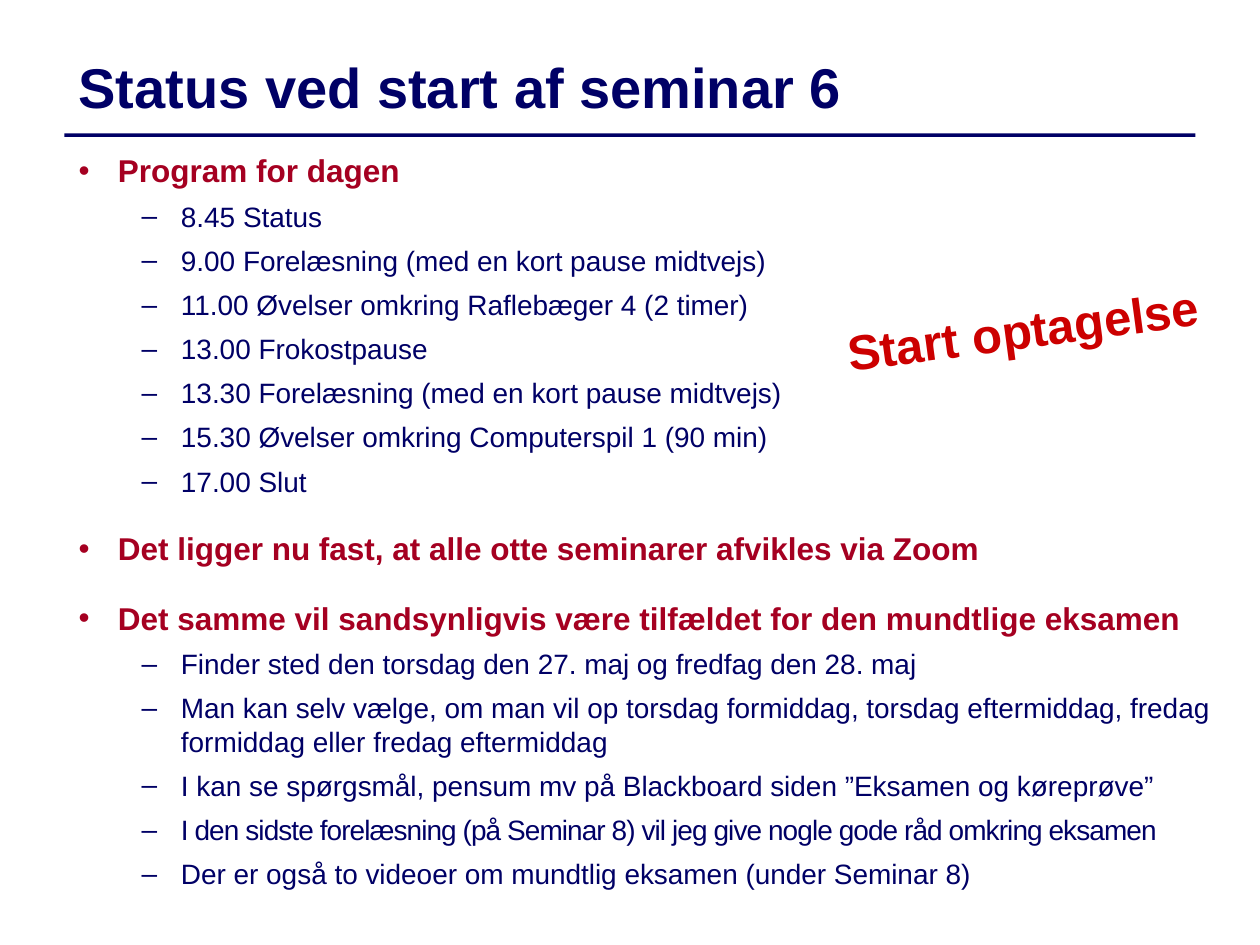
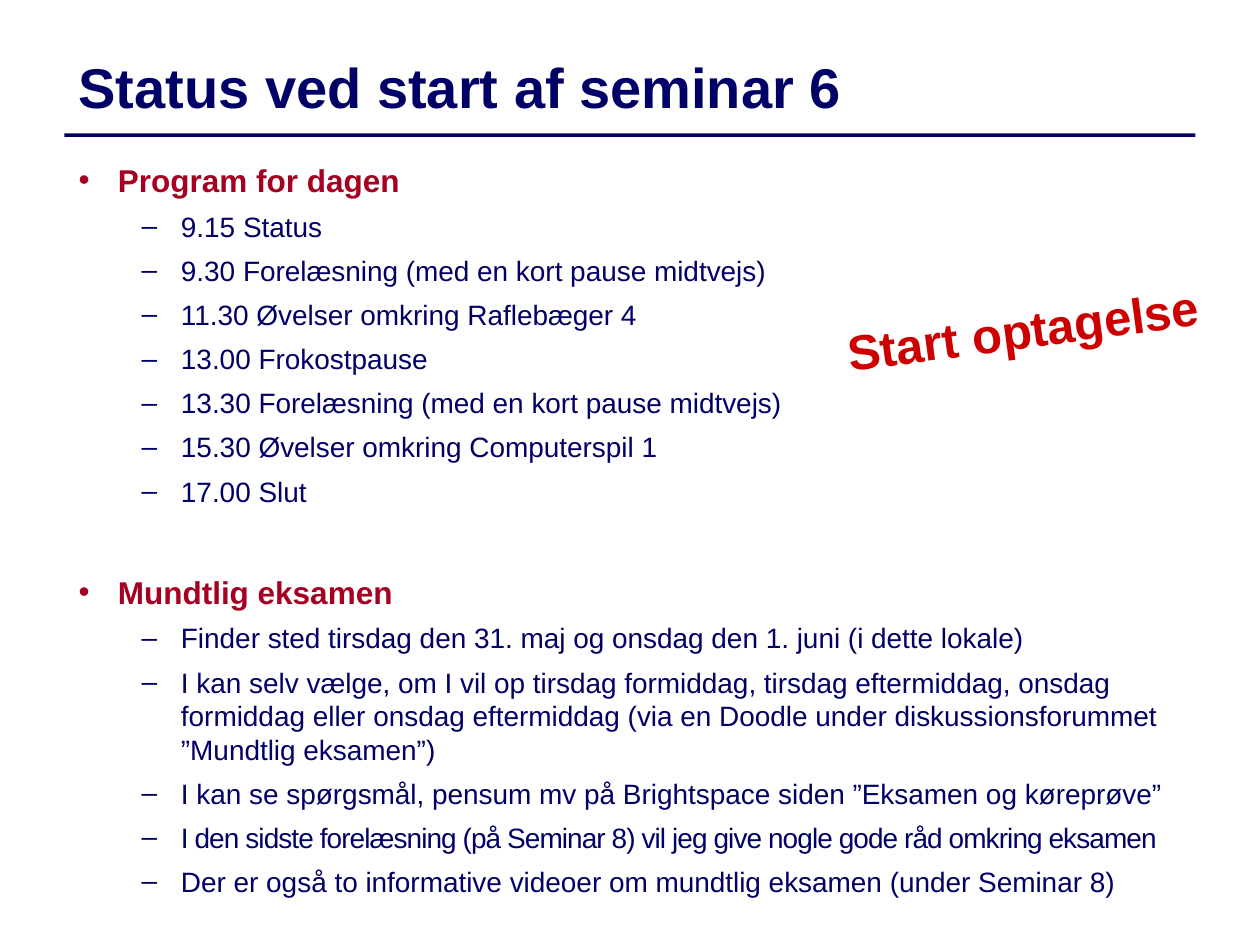
Before and after one commit to IntProgAU/Materiale, a slide deck: slide 1 of web/g22/status/Status6.pptx. Drawn at 1260x945 pixels with LibreOffice and Linux fonts; fonts in the diff are those of the drawing. Boxes give left, top, right and bottom in pixels: in the first picture for what was removed or moved away, otherwise in the second. Text is boxed around its words. In the diff, an @@ line names an element or a change of style, - is before the commit and + after.

```diff
--- a/web/g22/status/Status6.pptx
+++ b/web/g22/status/Status6.pptx
@@ text "Program for dagen": place and size @@
-text "Program for dagen" at (118,159,1209,889)
+text "Program for dagen" at (118,169,1162,897)
@@ text at (181,217,766,330): text changed @@
-  – 8.45 Status
-  – 9.00 Forelæsning (med en kort pause midtvejs)
-  – 11.00 Øvelser omkring Raflebæger 4 (2 timer)
+  – 9.15 Status
+  – 9.30 Forelæsning (med en kort pause midtvejs)
+  – 11.30 Øvelser omkring Raflebæger 4
@@ text at (181,436,658,463): text changed @@
-  – 15.30 Øvelser omkring Computerspil 1 (90 min)
+  – 15.30 Øvelser omkring Computerspil 1
@@ text at (118,581,1162,809): text changed @@
-• Det ligger nu fast, at alle otte seminarer afvikles via Zoom
-• Det samme vil sandsynligvis være tilfældet for den mundtlige eksamen
-  – Finder sted den torsdag den 27. maj og fredfag den 28. maj
-  – Man kan selv vælge, om man vil op torsdag formiddag, torsdag eftermiddag, fredag formiddag eller fredag eftermiddag
-  – I kan se spørgsmål, pensum mv på Blackboard siden ”Eksamen og køreprøve”
+• Mundtlig eksamen
+  – Finder sted tirsdag den 31. maj og onsdag den 1. juni (i dette lokale)
+  – I kan selv vælge, om I vil op tirsdag formiddag, tirsdag eftermiddag, onsdag formiddag eller onsdag eftermiddag (via en Doodle under diskussionsforummet ”Mundtlig eksamen”)
+  – I kan se spørgsmål, pensum mv på Brightspace siden ”Eksamen og køreprøve”
@@ text at (181,870,1115,897): text changed @@
-  – Der er også to videoer om mundtlig eksamen (under Seminar 8)
+  – Der er også to informative videoer om mundtlig eksamen (under Seminar 8)
```
Also in this commit, not shown: 3 other slides changed, 1 slide added.
